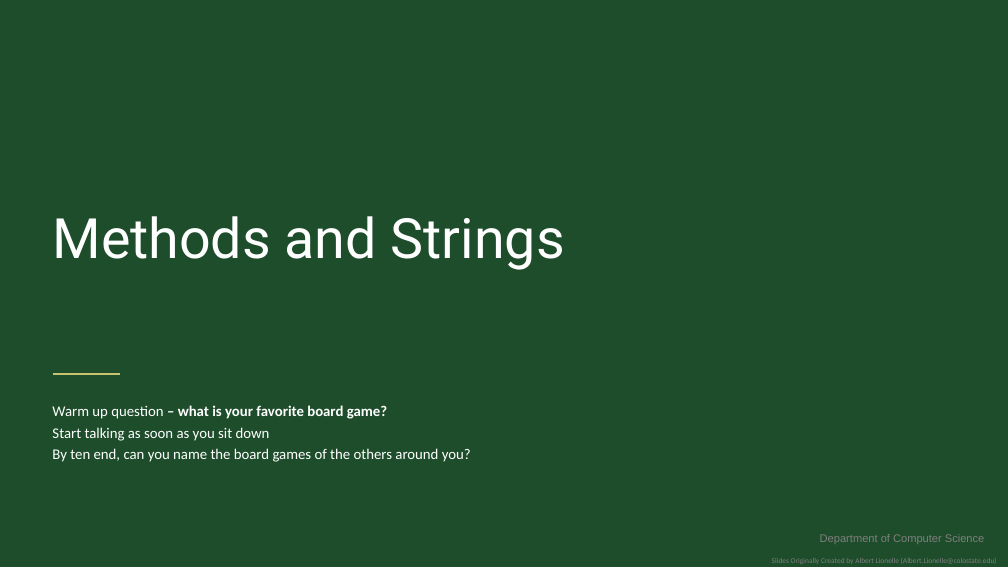
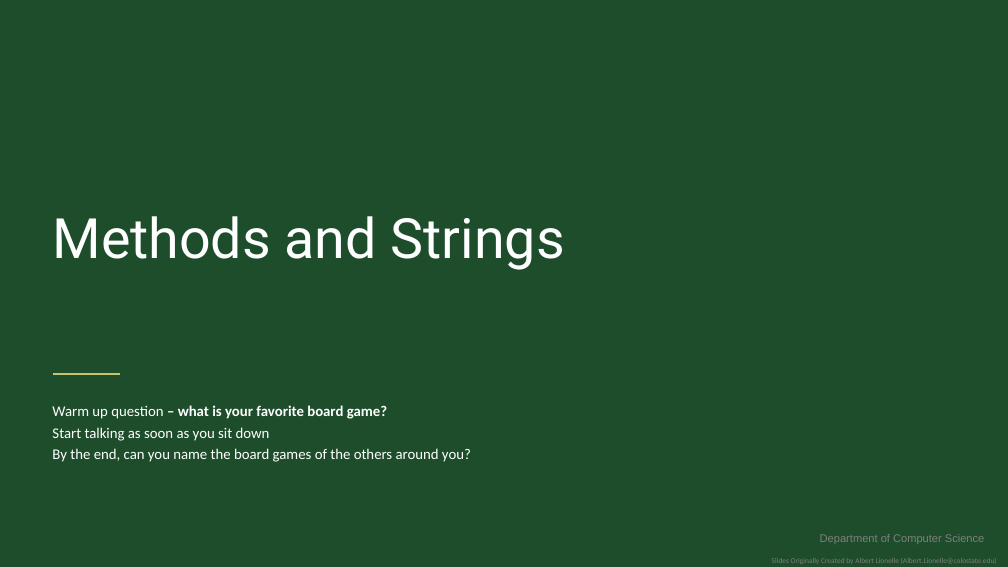
Before and after one commit to CSU-CS150/handouts, a slide deck: slide 1 of helpsessions/week2/strings.pptx. Drawn at 1008x567 pixels with LibreOffice and Linux fonts; fonts in the diff are those of the drawing; background and template pictures are left out. Boxes give left, top, right and bottom in pixels: in the first picture for what was removed or moved away, otherwise in the second. Text is boxed around its words. In the diff, an @@ line names an element or a change of style, - is before the commit and + after.

Commit message:
added week 3 slides, cleaned up week2 changes.

```diff
--- a/helpsessions/week2/strings.pptx
+++ b/helpsessions/week2/strings.pptx
@@ text at <box>52,405,471,462</box>: text changed @@
-Warm up question – what is your favorite board game?
-Start talking as soon as you sit down
-By ten end, can you name the board games of the others around you?
+Warm up question – what is your favorite board game?
+Start talking as soon as you sit down
+By the end, can you name the board games of the others around you?
```
Also in this commit, not shown: 4 other files.
